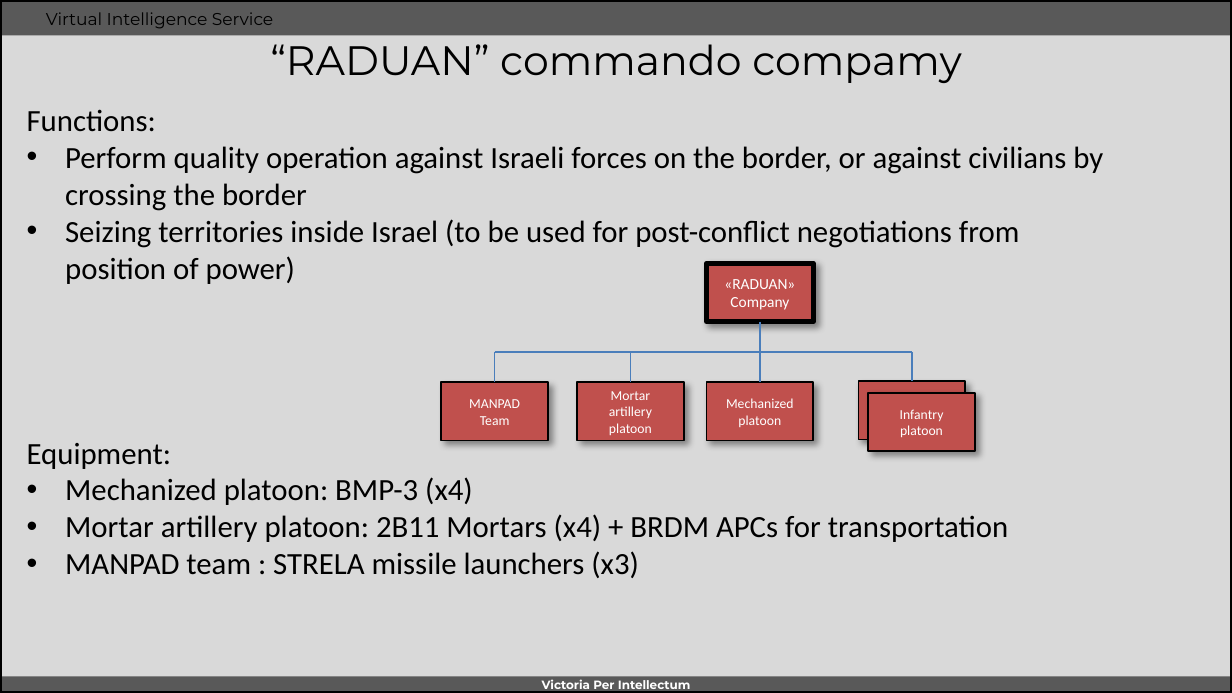
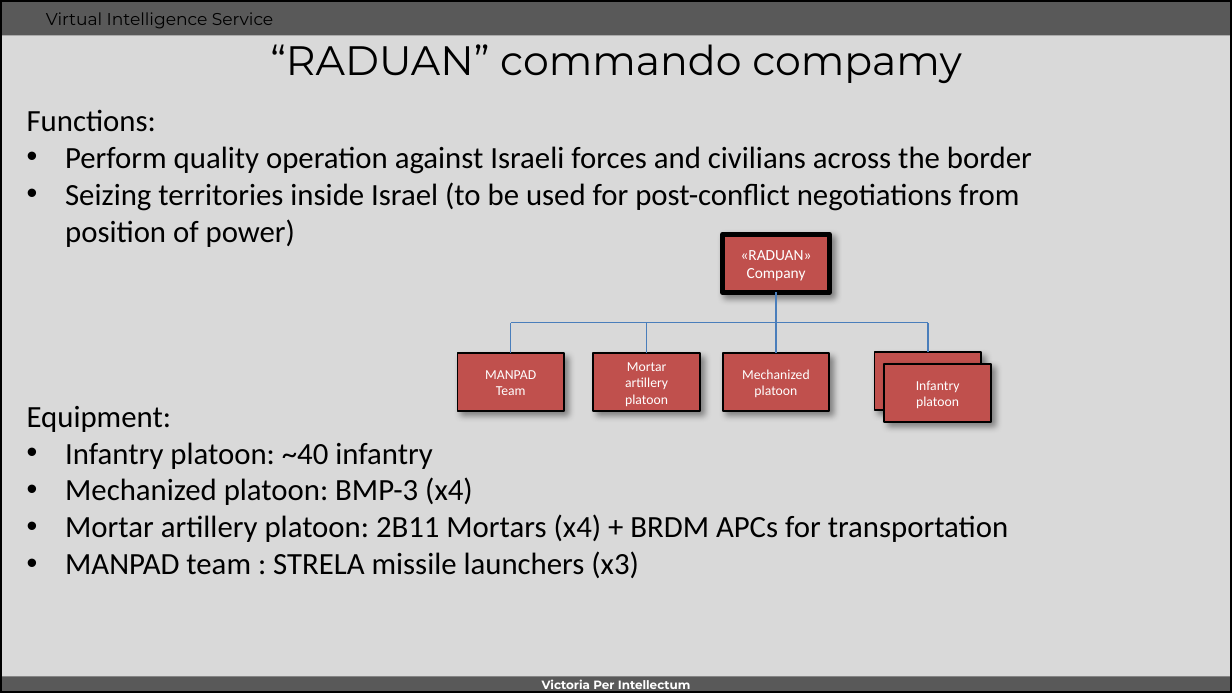
Before and after one commit to 132nd-vWing/VIS, a slide deck: slide 11 of OPAR/WORKSPACE/INTREP VIS OPAR-004 - HEZBOLLAH ground combat tactics.pptx (slide 7 before the commit). Drawn at 1232x693 pixels with LibreOffice and Linux fonts; fonts in the diff are those of the drawing; background and template pictures are left out. Boxes give left, top, right and bottom in pixels: in the first picture for what was removed or moved away, otherwise in the second. Text is boxed around its words. In the diff, an @@ line names an element or a change of style, - is before the commit and + after.

```diff
--- a/OPAR/WORKSPACE/INTREP VIS OPAR-004 - HEZBOLLAH ground combat tactics.pptx
+++ b/OPAR/WORKSPACE/INTREP VIS OPAR-004 - HEZBOLLAH ground combat tactics.pptx
@@ text at (x1=65, y1=146, x2=1032, y2=174): text changed @@
-• Perform quality operation against Israeli forces on the border, or against civilians by crossing the border
+• Perform quality operation against Israeli forces and civilians across the border
@@ 6 rectangles, 5 lines moved together from (x1=441, y1=264, x2=976, y2=451) to (x1=457, y1=234, x2=992, y2=421) @@
@@ text at (x1=65, y1=442, x2=433, y2=469): paragraph added @@
+• Infantry platoon: ~40 infantry
```
Also in this commit, not shown: 1 other slide changed, 4 slides added.
